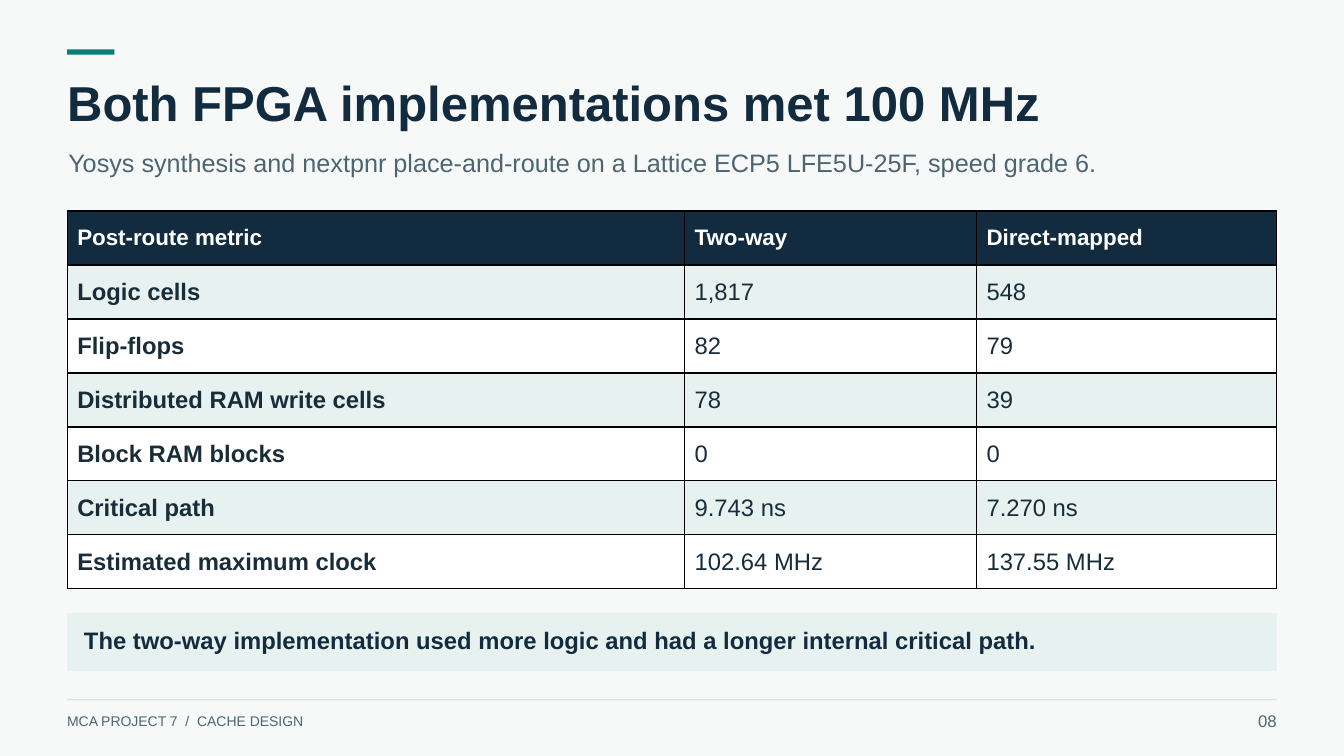
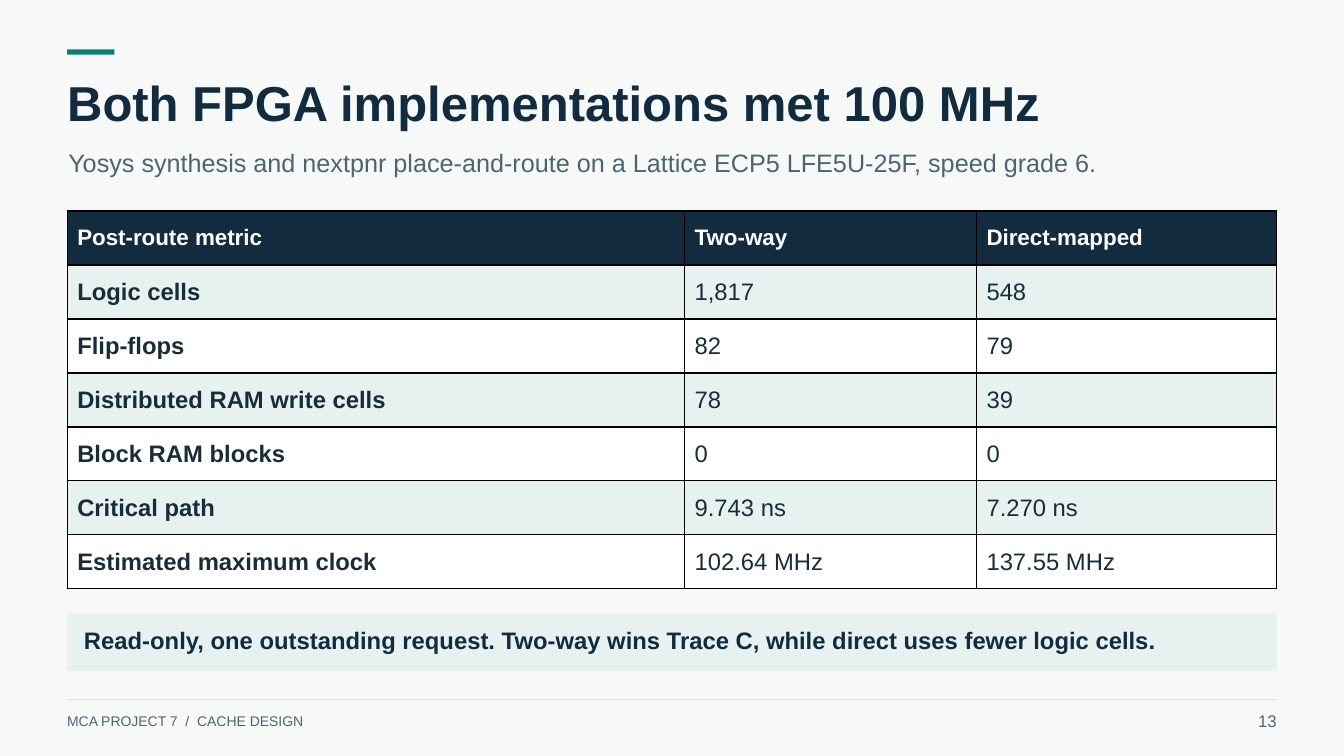
Before and after one commit to Kushal425/MCA-Project7-Team-5-1-MUX, a slide deck: slide 13 of phase2/presentation/MCA-Project7-Presentation.pptx (slide 8 before the commit). Drawn at 1344x756 pixels with LibreOffice and Linux fonts; fonts in the diff are those of the drawing. Boxes give left, top, right and bottom in pixels: in the first picture for what was removed or moved away, otherwise in the second. Text is boxed around its words. In the diff, an @@ line names an element or a change of style, - is before the commit and + after.

```diff
--- a/phase2/presentation/MCA-Project7-Presentation.pptx
+++ b/phase2/presentation/MCA-Project7-Presentation.pptx
@@ text at box(84, 631, 1156, 654): text changed @@
-The two-way implementation used more logic and had a longer internal critical path.
+Read-only, one outstanding request. Two-way wins Trace C, while direct uses fewer logic cells.
@@ text at box(1258, 715, 1277, 727): text changed @@
-08
+13
```
Also in this commit, not shown: 5 other slides changed, 7 slides added, 4 slides removed, 1 other file.
